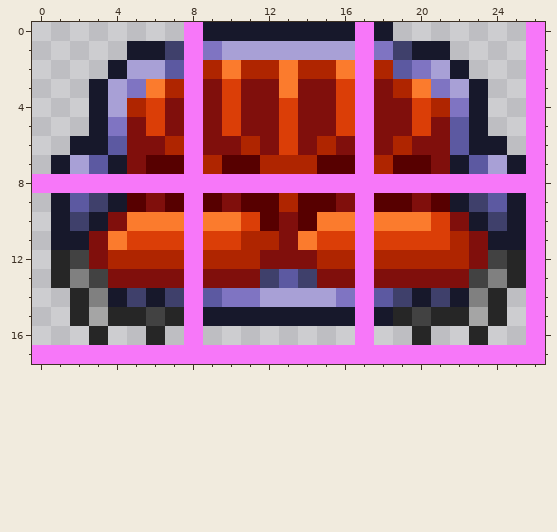
One commit to this pixel-art sprite: Tiles/RefinedMeteoriteSet/RefinedMeteoriteSofa.png. That is the earlier state.
The file is 54x36 pixels, drawn in blocks of 2x2; one block is one cell here.
New version:
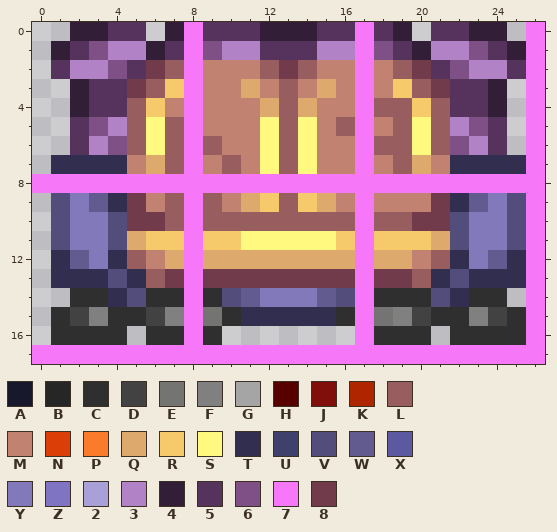
Palette (. is transparent): A #17182b  B #262626  C #2f2f2f  D #424242  E #747472  F #808080  G #a5a5a5  H #570000  J #800f0c  K #af2500  L #985d5f  M #c18272  N #db3e07  P #fb7b2d  Q #dea96c  R #f6ca6b  S #fffa7f  T #322e4f  U #3f406b  V #524d7a  W #615b8f  X #5c59a1  Y #8179b9  Z #7f74c2  2 #a8a0d6  3 #b182c6  4 #331e37  5 #56335c  6 #7e5086  7 #f777f9  8 #723b4c
What changed:
Changed rows in their new state; - is an unchanged pixel.
first column x 1:
 0 -4455-4-55544455-54-5544-
 1 4563345-63355533-65433654
 2 533658L-MMML8LMM-ML856335
 3 -4558LR-MMQMLMQM-MRL8554-
 4 -455LRM-MMMQLQMM-LLRL554-
 5 -563LSL-MMMSLSML-MLSL365-
 6 -536LSL-LMMSLSMM-LLSL635-
 7 TTTTMQL-MLMSLSMM-MLQMTTTT
 9 VYWT8ML-LMQRLRQM-MMM8TWYV
10 VYYV88L-LLLLLLLL-LL88VYYV
11 VYYVQRR-RRSSSSSR-RRRQVYYV
12 TWYTLMQ-QQQQQQQQ-QQMLTYWT
13 TTTVTL8-88888888-88LTVTTT
14 -CCTVCC-CVWYYYWV-CCCVTCC-
15 CDFCC-F-ECTTTTTC-EF-CCFDC
16 CCCC-CC-C--------CCC-CCCC
